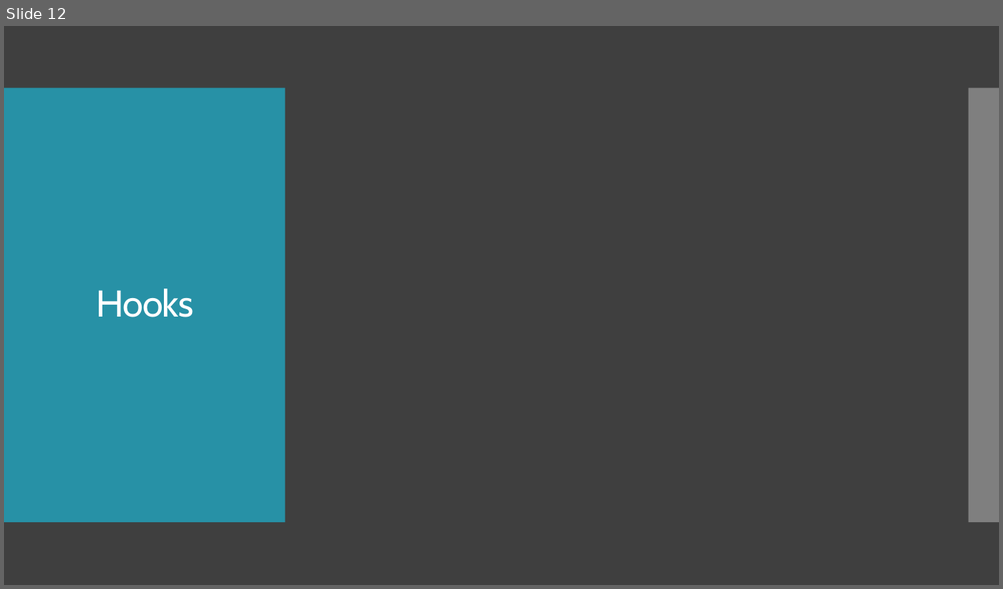
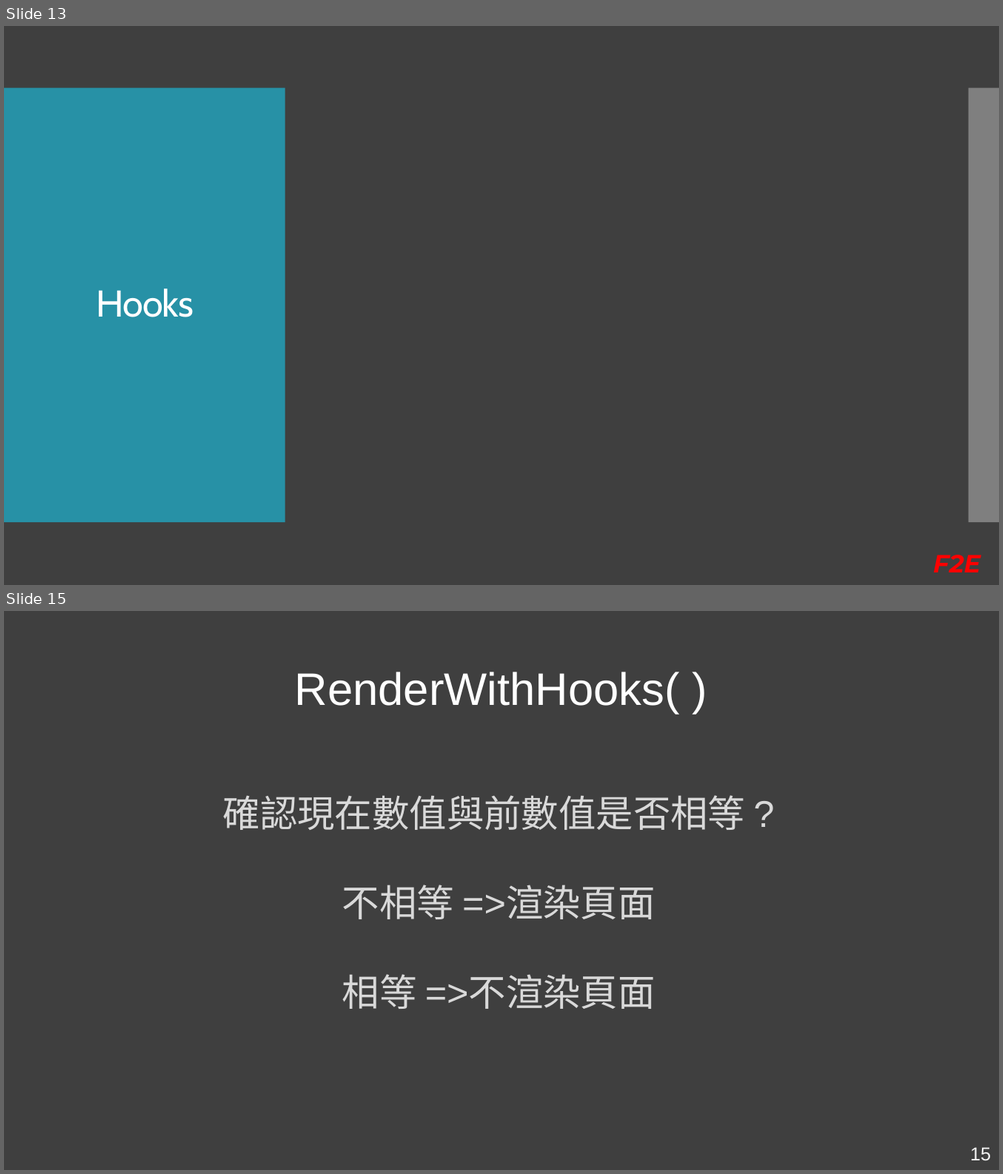
Before and after one commit to Kader-coder/React-Hooks, a slide deck: PPT/React Hooks &.pptx. Shown one above the other, each under a label of ours: slide 12 before the commit, slides 13 and 15 after it; the slides between them are not shown. The pictures are 1003x589 and 1003x1174 pixels, drawn with LibreOffice and Linux fonts; fonts in the diff are those of the drawing. Boxes give left, top, right and bottom in pixels: in the first picture for what was removed or moved away, otherwise in the second. Text is boxed around its words. In the diff, an @@ line names an element or a change of style, - is before the commit and + after.

```diff
--- a/PPT/React Hooks &.pptx
+++ b/PPT/React Hooks &.pptx
@@ slide 15 added at [4,611,999,1170], background #3F3F3F @@
@@ text added at [295,672,680,714], 44 pt, text #FFFFFF @@
+RenderWithHooks( )
@@ text added at [223,795,745,1009], 36 pt, text #D9D9D9 @@
+確認現在數值與前數值是否相等 ?
+不相等 =>渲染頁面
+相等 =>不渲染頁面
@@ page number added at [970,1147,990,1162], 18 pt, text #F2F2F2 @@
+15
@@ what was slide 12 is now slide 13 @@
@@ slide 13 changed as well @@
@@ text added at [933,555,980,573], 24 pt, text #FF0000, bold, italic @@
+F2E
```
Also in this commit, not shown: 13 other slides changed, 8 other slides added, 4 slides removed, 3 other files.
